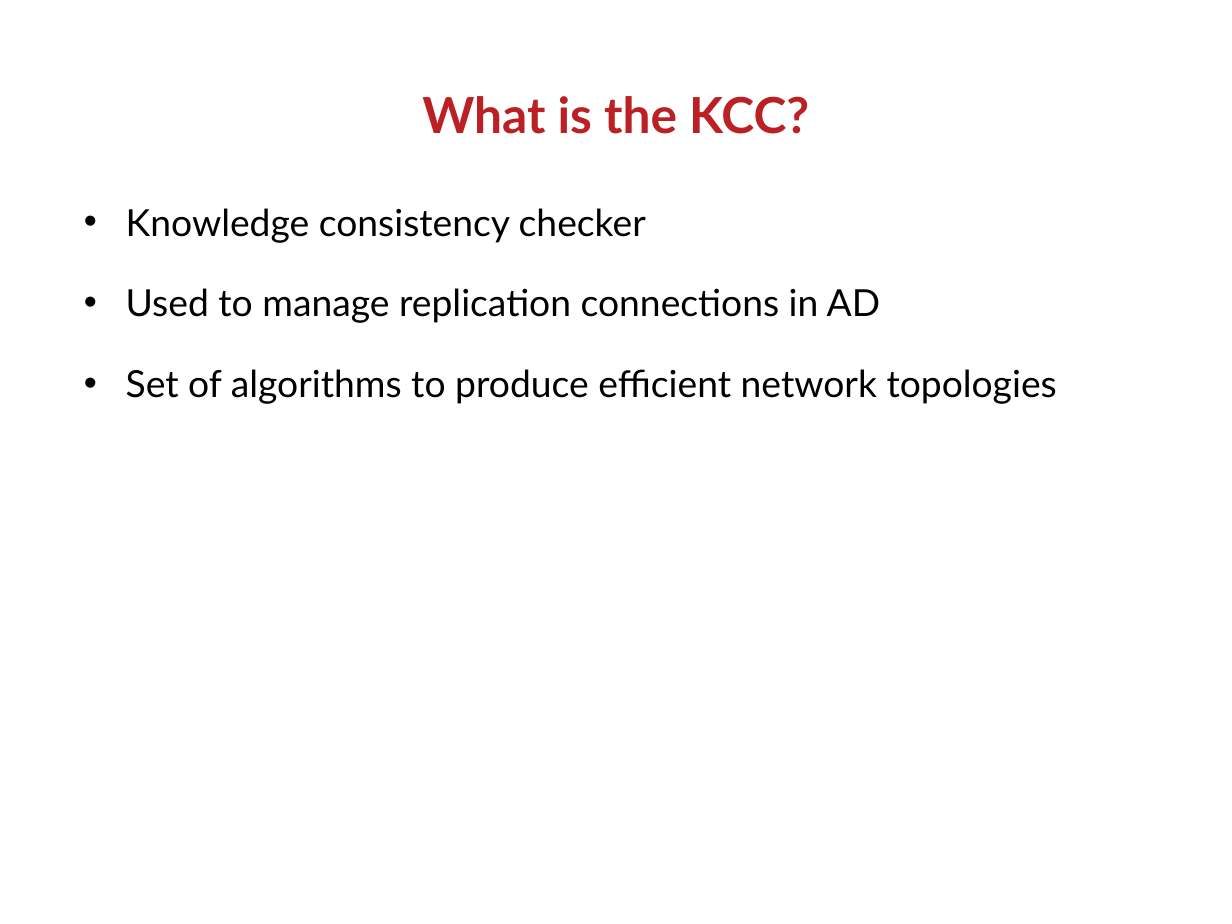
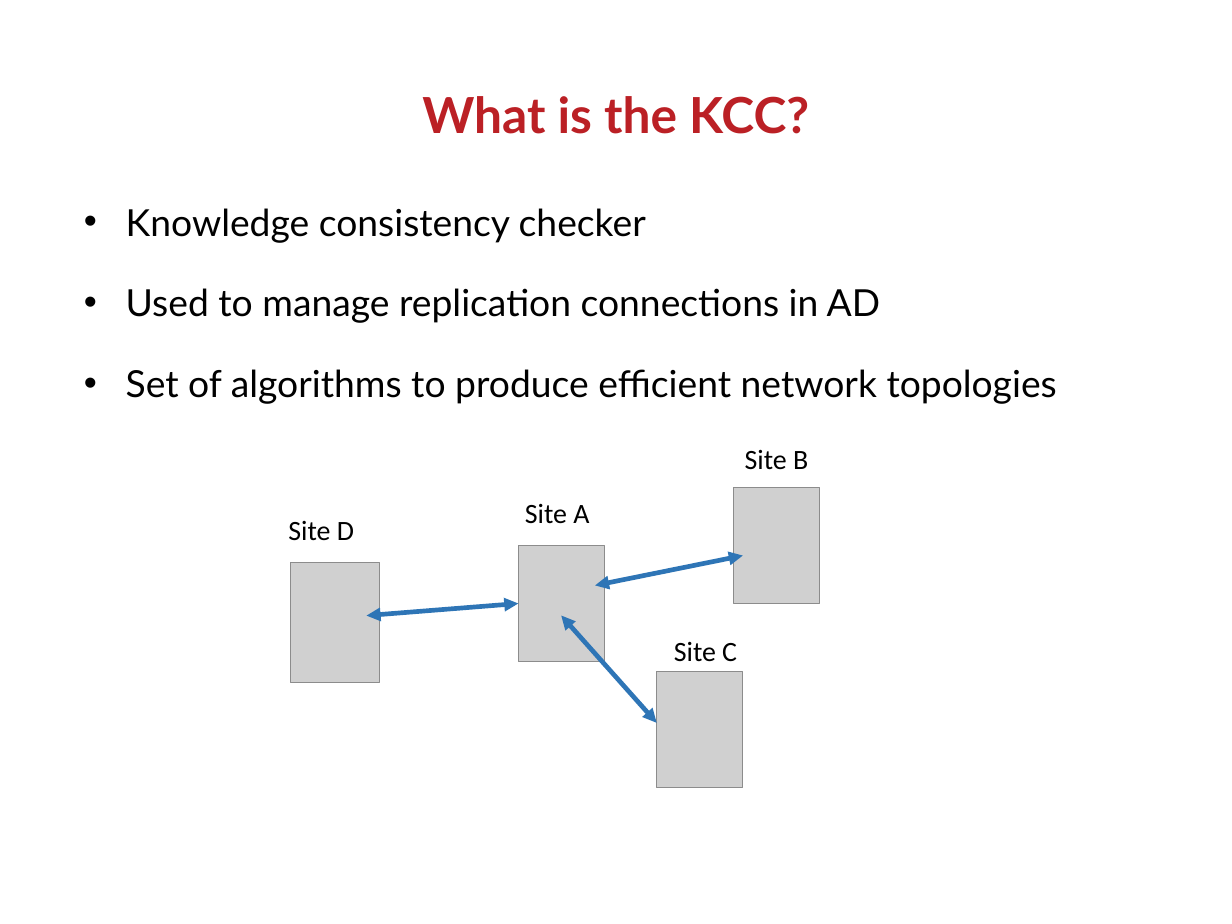
Before and after one commit to GSam/Slides, a slide deck: slide 3 of Samba KCC.odp. Drawn at 1232x924 pixels with LibreOffice and Linux fonts; fonts in the diff are those of the drawing; grey boxes stand for pictures; background and template pictures are left out. Boxes give left, top, right and bottom in pixels: in the first picture for what was removed or moved away, otherwise in the second. Text is boxed around its words. In the diff, an @@ line names an element or a change of style, - is before the commit and + after.

```diff
--- a/Samba KCC.odp
+++ b/Samba KCC.odp
@@ text added at box(745, 449, 808, 470), 18 pt, text #000000 @@
+Site B
@@ text added at box(525, 504, 589, 524), 18 pt, text #000000 @@
+Site A
@@ picture added at box(733, 487, 819, 604) @@
@@ text added at box(288, 521, 354, 541), 18 pt, text #000000 @@
+Site D
@@ picture added at box(291, 562, 379, 682) @@
@@ picture added at box(519, 546, 605, 662) @@
@@ double arrow added from (596, 586) to (743, 556), #2E75B6 3 pt @@
@@ double arrow added from (367, 616) to (519, 604), #2E75B6 3 pt @@
@@ double arrow added from (561, 616) to (657, 723), #2E75B6 3 pt @@
@@ text added at box(674, 642, 737, 662), 18 pt, text #000000 @@
+Site C
@@ picture added at box(657, 672, 743, 788) @@
```
Also in this commit, not shown: 5 other slides changed, 5 slides added.
